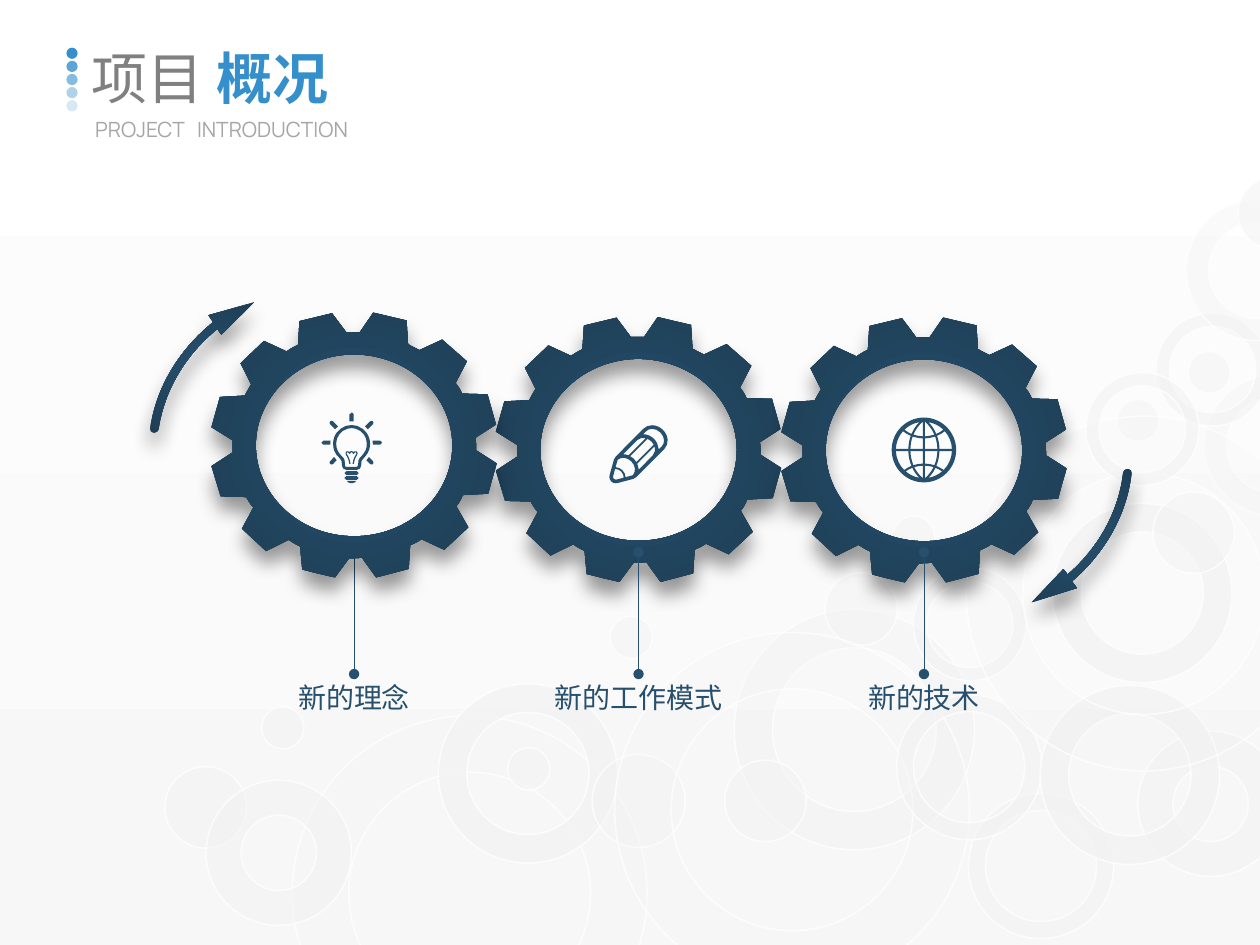
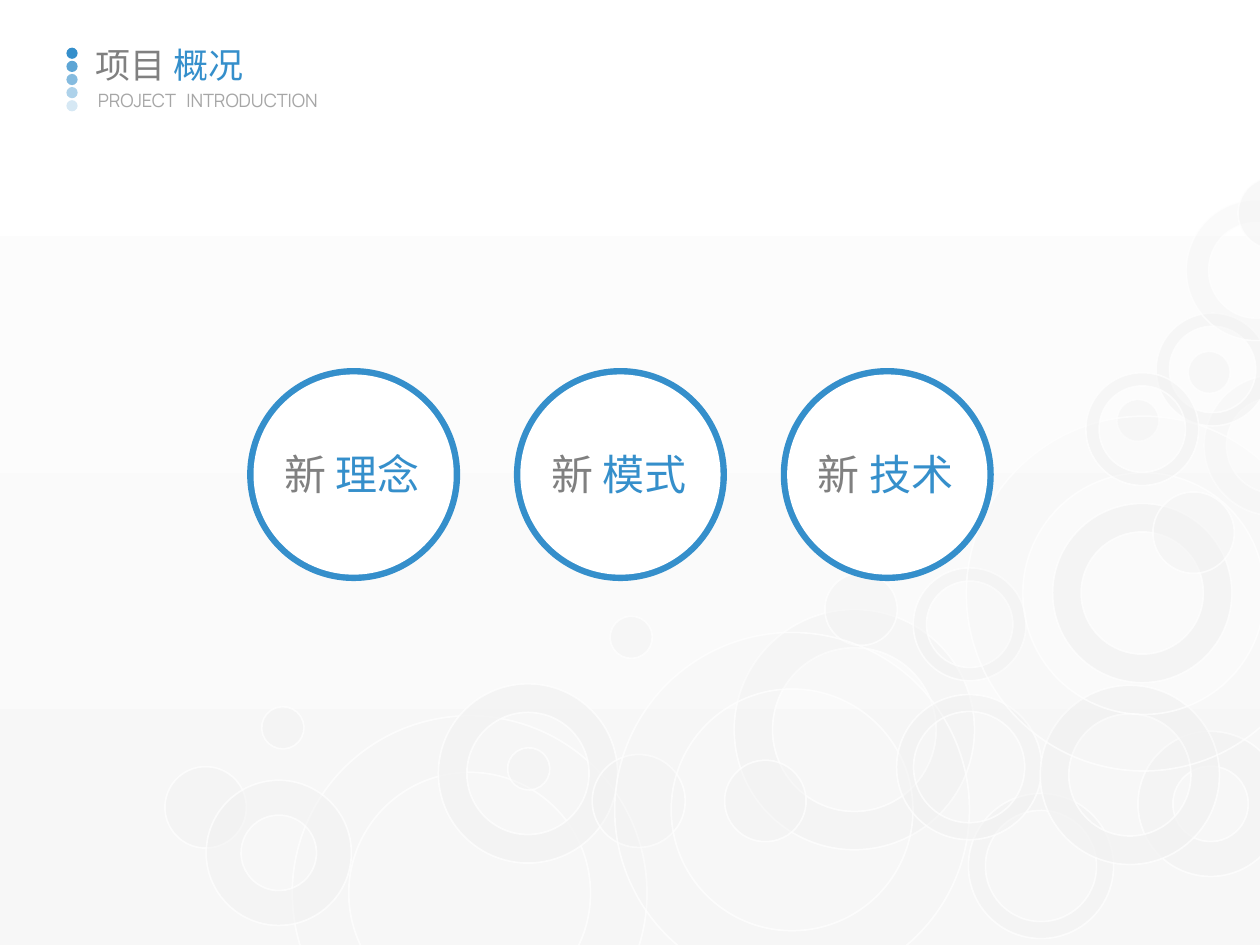
Before and after one commit to watermoonlx/presentation, a slide deck: slide 6 of [PO]PR Approval Control Panel.pptx. Drawn at 1260x945 pixels with LibreOffice and Linux fonts; fonts in the diff are those of the drawing. Boxes give left, top, right and bottom in pixels: in the first picture for what was removed or moved away, otherwise in the second. Text is boxed around its words. In the diff, an @@ line names an element or a change of style, - is before the commit and + after.

```diff
--- a/[PO]PR Approval Control Panel.pptx
+++ b/[PO]PR Approval Control Panel.pptx
@@ text "项目 概况" at bbox=[95, 48, 243, 81]: size 32 to 20 pt, font Manrope to Noto Sans CJK SC; bold off in "概况" @@
@@ text "PROJECT INTRODUCTION": place and size @@
-text "PROJECT INTRODUCTION" at bbox=[95, 122, 348, 137]
+text "PROJECT INTRODUCTION" at bbox=[98, 93, 317, 107]
@@ text "PROJECT INTRODUCTION" at bbox=[98, 93, 317, 107]: size 12 to 10.5 pt @@
@@ freeform shape removed at bbox=[140, 302, 264, 433] @@
@@ freeform shape removed at bbox=[212, 312, 498, 577] @@
@@ freeform shape removed at bbox=[496, 318, 782, 582] @@
@@ freeform shape removed at bbox=[781, 318, 1067, 582] @@
@@ ellipse added at bbox=[247, 368, 460, 581], fill #358FCB @@
@@ ellipse added at bbox=[253, 374, 454, 575], fill #FFFFFF @@
@@ ellipse added at bbox=[514, 368, 727, 581], fill #358FCB @@
@@ ellipse added at bbox=[520, 374, 721, 575], fill #FFFFFF @@
@@ ellipse added at bbox=[781, 368, 994, 581], fill #358FCB @@
@@ ellipse added at bbox=[788, 374, 988, 575], fill #FFFFFF @@
@@ freeform shape removed at bbox=[321, 412, 382, 483] @@
@@ freeform shape removed at bbox=[892, 417, 956, 481] @@
@@ freeform shape removed at bbox=[610, 425, 668, 483] @@
@@ text at bbox=[284, 454, 420, 493]: text changed; size 16 to 24 pt; font Arial to Noto Sans CJK SC; text colour #27506E to #358FCB @@
-新的理念
+新 理念
@@ text at bbox=[551, 454, 686, 494]: text changed; size 16 to 24 pt; font Arial to Noto Sans CJK SC; text colour #27506E to #358FCB @@
-新的工作模式
+新 模式
@@ text at bbox=[818, 454, 953, 494]: text changed; size 16 to 24 pt; font Arial to Noto Sans CJK SC; text colour #27506E to #358FCB @@
-新的技术
+新 技术
@@ freeform shape removed at bbox=[1018, 469, 1146, 603] @@
@@ double arrow removed from (354, 552) to (354, 674) @@
@@ double arrow removed from (639, 552) to (639, 674) @@
@@ double arrow removed from (924, 552) to (924, 674) @@
```
Also in this commit, not shown: 14 other slides changed, 12 slides added, 26 slides removed, 14 other files.
